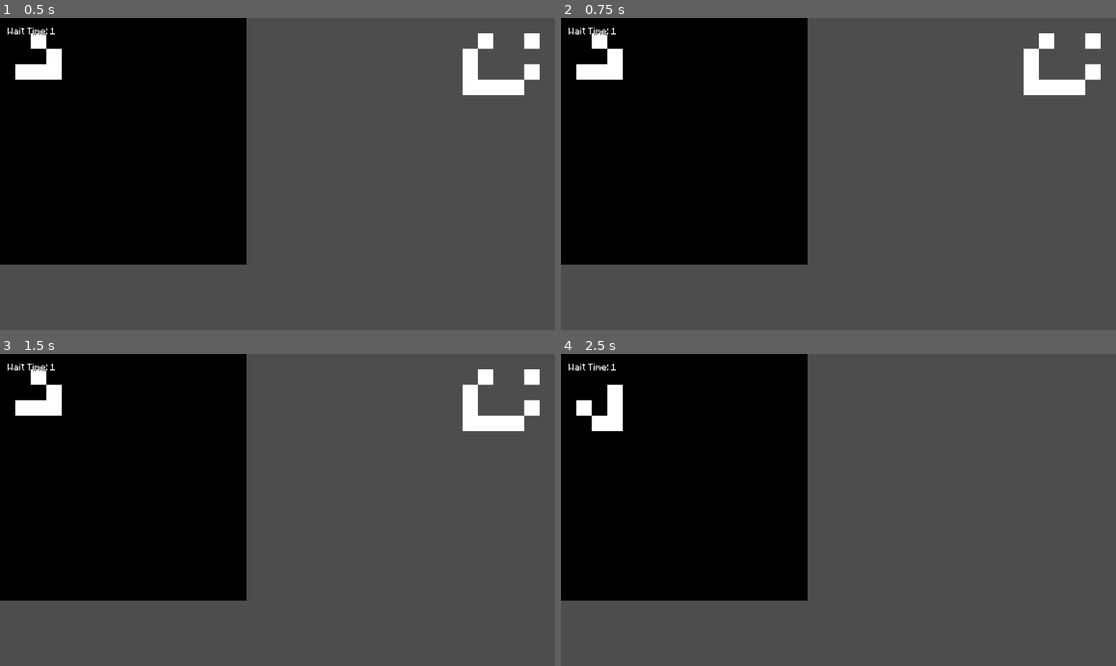
Above: before the commit, frames 1-4 (two rows, left to right).
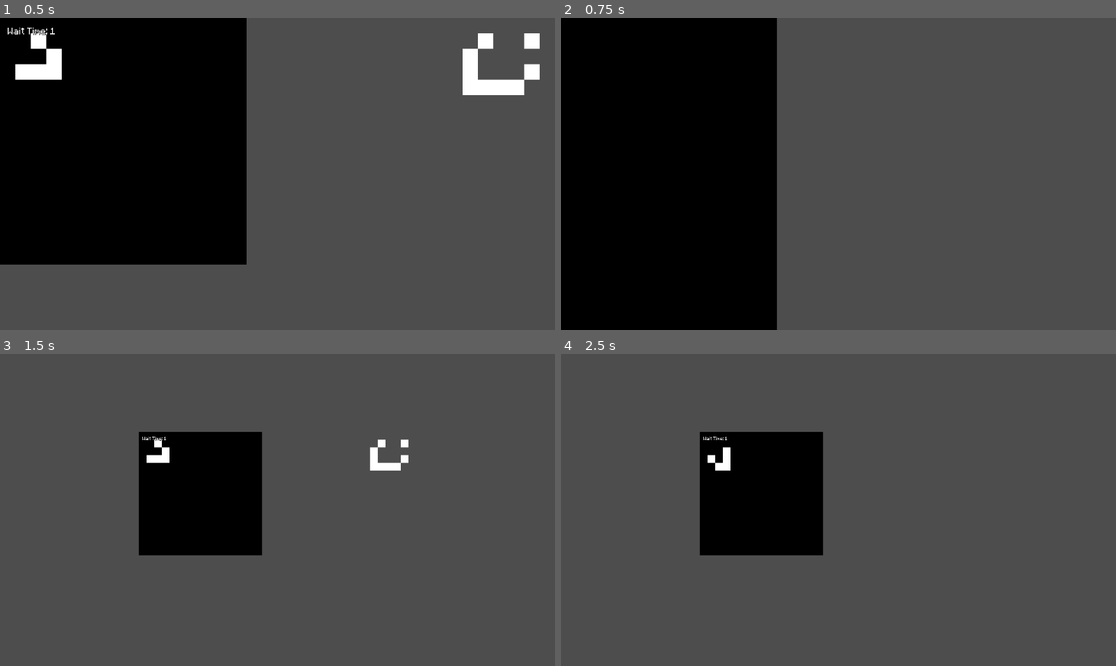
Above: after the commit, the same moments.

Repository: javier-adrian/GOL-GDS
Game: Godot game, scene res://main.tscn
Same seed, same stepped clock (60 frames per second), same inputs: the game is played once before the commit and once after it.
Inputs (mouse positions are in pixels of both pictures, inside the frame that each line leads up to):
- Up to frame 1 (0.5 s): no input
- Up to frame 2 (0.75 s): tap Enter (commit) at 0.5 s; move the mouse to (960, 158) at 0.52 s; tap Mouse wheel up (zoom in, bound only after the commit) at 0.6 s
- Up to frame 3 (1.5 s): tap Mouse wheel down (zoom out, bound only after the commit) at 0.8, 1.35 s; tap Space (play) at 1.25 s; move the mouse to (166, 525) at 1.27 s
- Up to frame 4 (2.5 s): tap Mouse wheel up (zoom in, bound only after the commit) at 1.55 s; move the mouse to (894, 441) at 2.02 s; click (894, 441) at 2.1 s; tap Mouse wheel down (zoom out, bound only after the commit) at 2.3 s

Frame 1 is identical in both runs. In frame 2, 15% of the frame differs, in the area x 0-98%, y 0-100%; in frame 3, 30%, in the area x 0-98%, y 0-80%; in frame 4, 29%.

Commit message:
add zooming in/out

Diff:
--- a/main.gd
+++ b/main.gd
@@ -3,6 +3,7 @@
 @onready var timer := $Timer
 @onready var ui := $UserInterface
 @onready var world := $World
+@onready var camera := $Camera2D
 var started := false
 var playing := false
 
@@ -36,6 +37,10 @@
 	if Input.is_action_just_released("commit"):
 		world.commit()
 
+	if Input.is_action_just_released("zoom in"):
+		camera.zoom *= 2
+	if Input.is_action_just_released("zoom out"):
+		camera.zoom /= 2
 
 func _on_timer_timeout():
 	if playing:
--- a/main.tscn
+++ b/main.tscn
@@ -32,4 +32,7 @@
 
 [node name="UserInterface" parent="." instance=ExtResource("3_r68cr")]
 
+[node name="Camera2D" type="Camera2D" parent="."]
+position = Vector2(576, 324)
+
 [connection signal="timeout" from="Timer" to="." method="_on_timer_timeout"]
--- a/project.godot
+++ b/project.godot
@@ -56,3 +56,13 @@
 "events": [Object(InputEventKey,"resource_local_to_scene":false,"resource_name":"","device":-1,"window_id":0,"alt_press …(182 unchanged characters)…
 ]
 }
+"zoom in"={
+"deadzone": 0.5,
+"events": [Object(InputEventMouseButton,"resource_local_to_scene":false,"resource_name":"","device":-1,"window_id":0,"alt_pressed":false,"shift_pressed":false,"ctrl_pressed":false,"meta_pressed":false,"button_mask":8,"position":Vector2(109, 18),"global_position":Vector2(112, 50),"factor":1.0,"button_index":4,"canceled":false,"pressed":true,"double_click":false,"script":null)
+]
+}
+"zoom out"={
+"deadzone": 0.5,
+"events": [Object(InputEventMouseButton,"resource_local_to_scene":false,"resource_name":"","device":-1,"window_id":0,"alt_pressed":false,"shift_pressed":false,"ctrl_pressed":false,"meta_pressed":false,"button_mask":16,"position":Vector2(171, 10),"global_position":Vector2(174, 42),"factor":1.0,"button_index":5,"canceled":false,"pressed":true,"double_click":false,"script":null)
+]
+}
